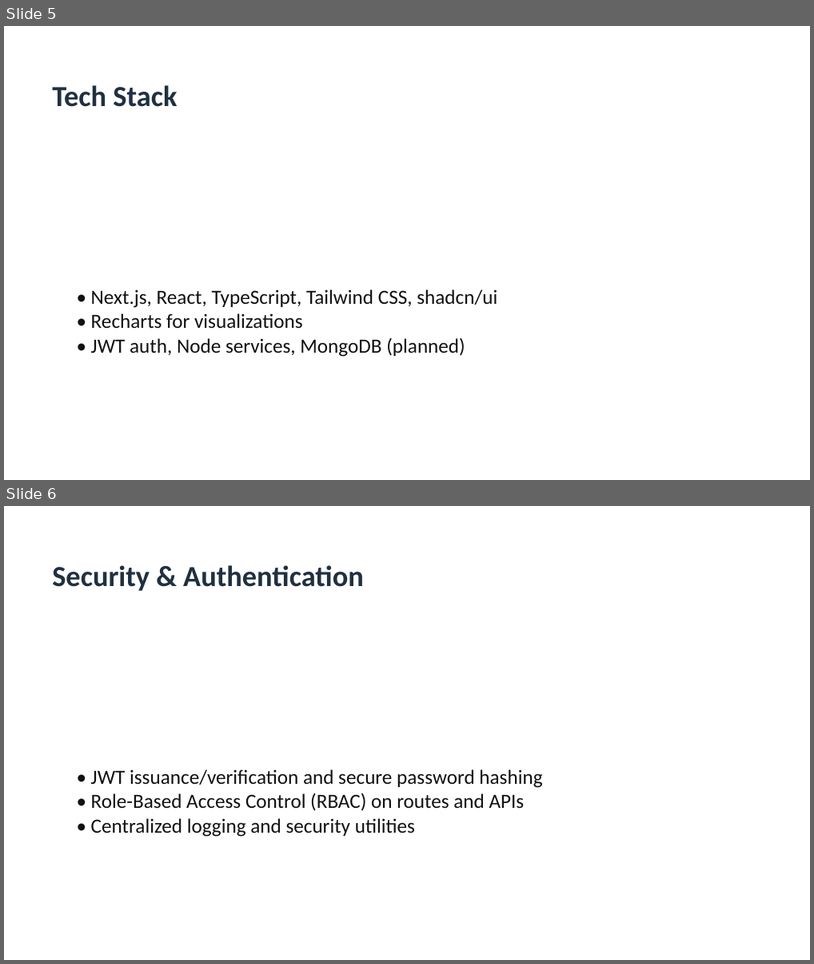
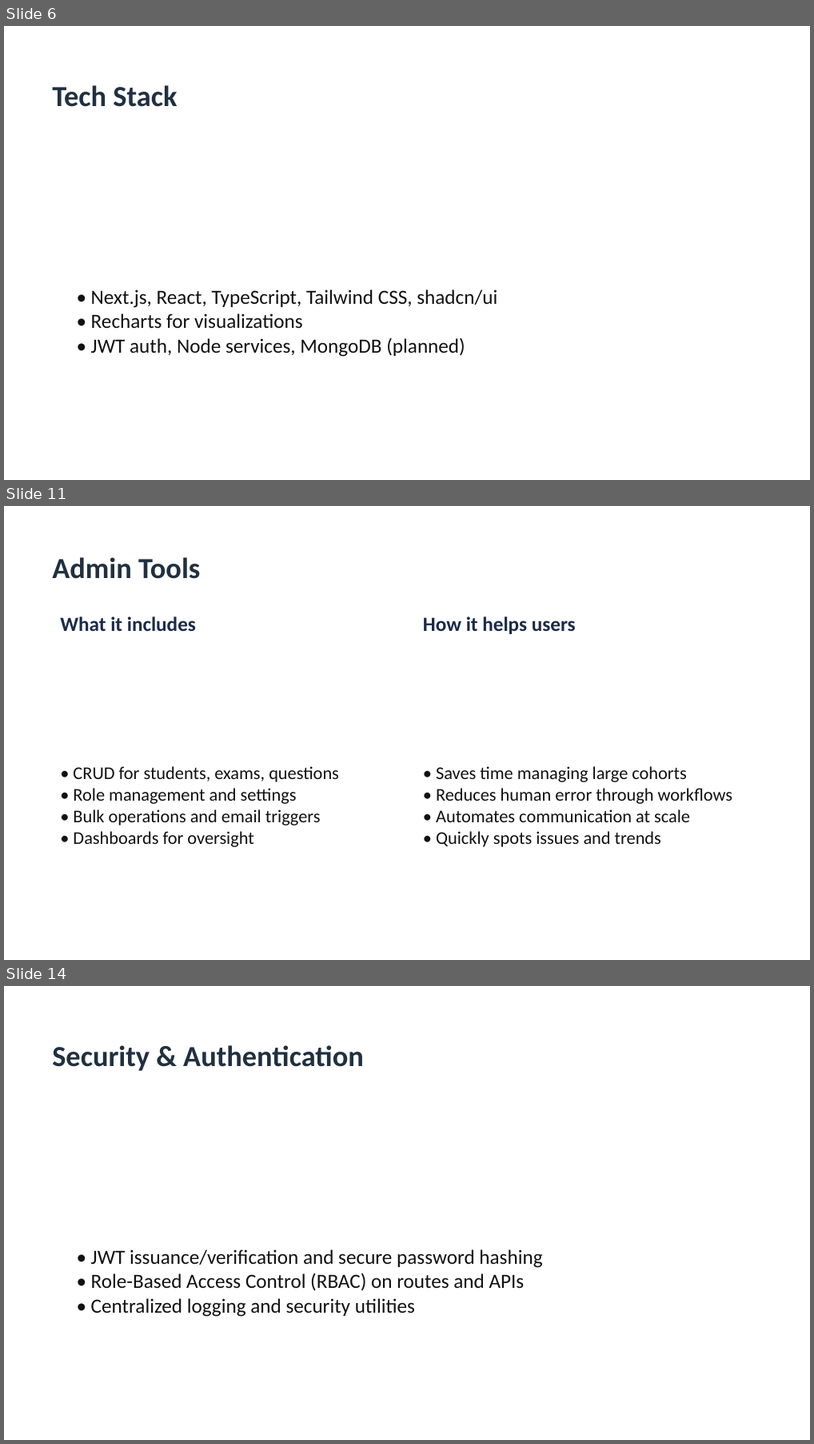
Before and after one commit to ManishKumarCs/learnify-platform, a slide deck: docs/learnify-platform-presentation.pptx. Shown one above the other, each under a label of ours: slides 5 and 6 before the commit, slides 6, 11 and 14 after it; the slides between them are not shown. The pictures are 814x964 and 814x1444 pixels, drawn with LibreOffice and Linux fonts; fonts in the diff are those of the drawing. Boxes give left, top, right and bottom in pixels: in the first picture for what was removed or moved away, otherwise in the second. Text is boxed around its words. In the diff, an @@ line names an element or a change of style, - is before the commit and + after.

```diff
--- a/docs/learnify-platform-presentation.pptx
+++ b/docs/learnify-platform-presentation.pptx
@@ slide 11 added at [4, 506, 810, 960], background #FFFFFF @@
@@ text added at [52, 557, 200, 579], 26 pt, text #203040, bold @@
+Admin Tools
@@ text added at [60, 616, 196, 631], 18 pt, text #1A2B49, bold @@
+What it includes
@@ text added at [423, 616, 576, 634], 18 pt, text #1A2B49, bold @@
+How it helps users
@@ text added at [73, 766, 339, 847], 16 pt, text #111111 @@
+• CRUD for students, exams, questions
+• Role management and settings
+• Bulk operations and email triggers
+• Dashboards for oversight
@@ text added at [436, 766, 733, 847], 16 pt, text #111111 @@
+• Saves time managing large cohorts
+• Reduces human error through workflows
+• Automates communication at scale
+• Quickly spots issues and trends
@@ what was slide 5 is now slide 6 @@
@@ what was slide 6 is now slide 14 @@
```
Also in this commit, not shown: 20 other slides added, 1 other file.
